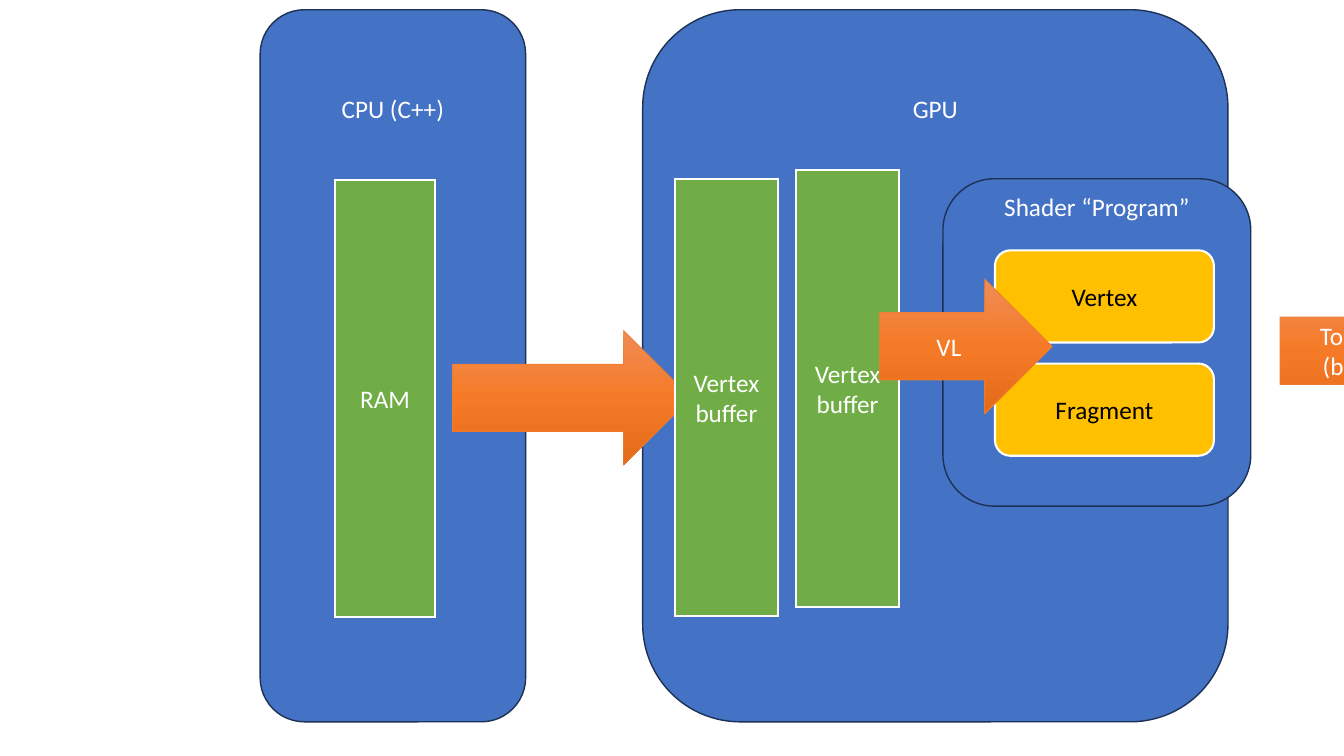
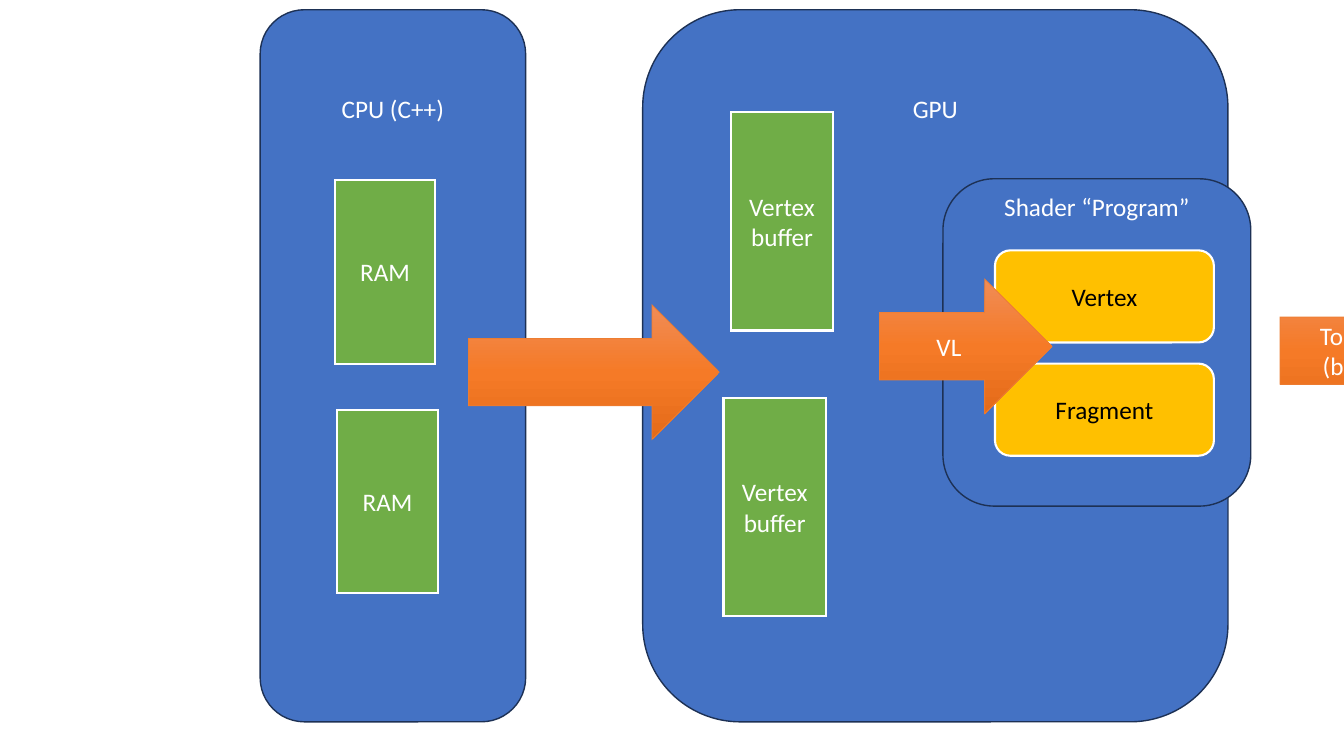
Before and after one commit to FeeneyCodes/INFO-3111--01-01PT--26S, a slide deck: slide 2 of Lectures/Day_02/Pipeline.pptx (slide 1 before the commit). Drawn at 1344x756 pixels with LibreOffice and Linux fonts; fonts in the diff are those of the drawing. Boxes give left, top, right and bottom in pixels: in the first picture for what was removed or moved away, otherwise in the second. Text is boxed around its words. In the diff, an @@ line names an element or a change of style, - is before the commit and + after.

```diff
--- a/Lectures/Day_02/Pipeline.pptx
+++ b/Lectures/Day_02/Pipeline.pptx
@@ rectangle "Vertex" resized from (x1=676, y1=178, x2=778, y2=615) to (x1=731, y1=112, x2=834, y2=331) @@
@@ rectangle "RAM" resized from (x1=335, y1=179, x2=436, y2=616) to (x1=335, y1=179, x2=436, y2=363) @@
@@ right arrow resized from (x1=453, y1=331, x2=692, y2=465) to (x1=469, y1=306, x2=720, y2=440) @@
@@ rectangle added at (x1=338, y1=409, x2=439, y2=593), fill #70AD47, outline #FFFFFF 1.5 pt, 18 pt, text #FFFFFF @@
+RAM
@@ rectangle "Vertex" resized from (x1=797, y1=170, x2=899, y2=607) to (x1=724, y1=398, x2=827, y2=617) @@
```
Also in this commit, not shown: 4 slides added, 18 other files.
